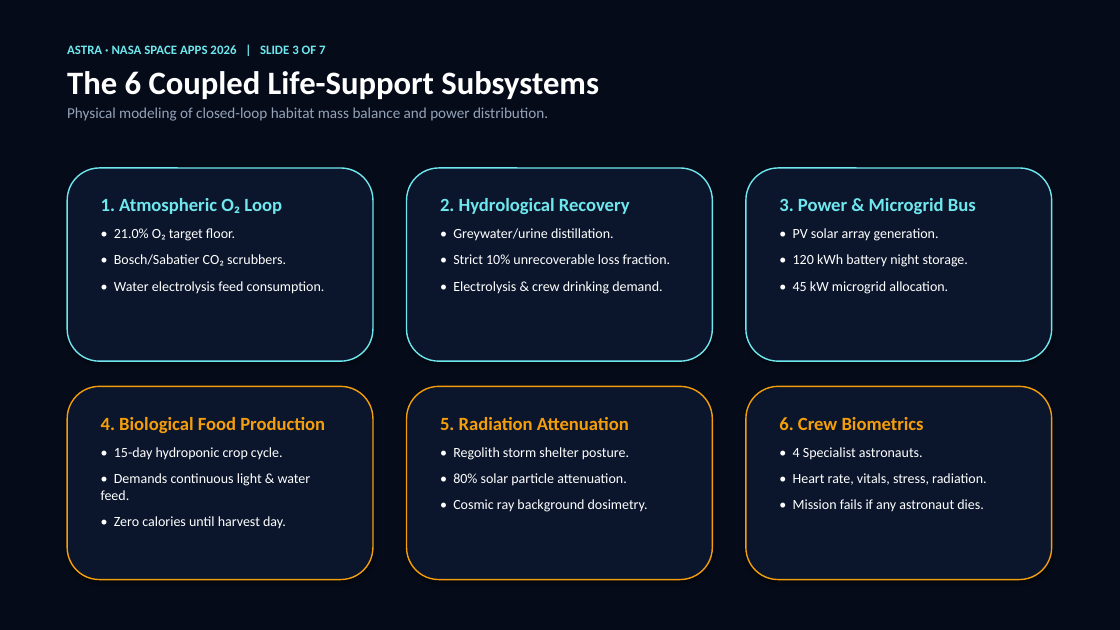
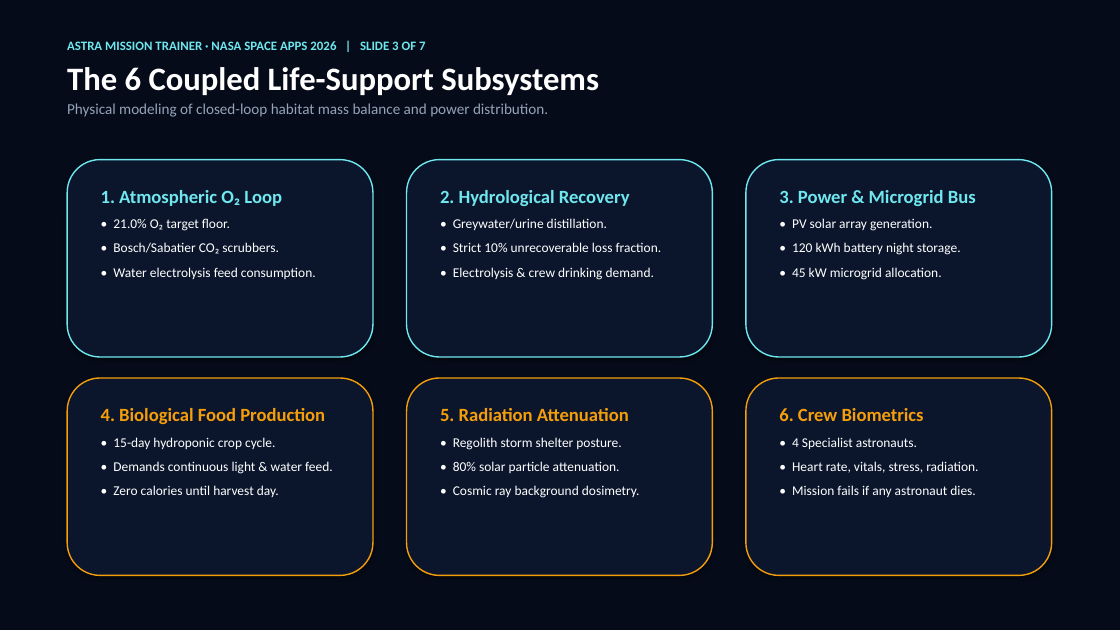
Before and after one commit to shivavaibhav200407/nasa, a slide deck: slide 3 of ASTRA_NASA_SpaceApps_Presentation.pptx. Drawn at 1120x630 pixels with LibreOffice and Linux fonts; fonts in the diff are those of the drawing. Boxes give left, top, right and bottom in pixels: in the first picture for what was removed or moved away, otherwise in the second. Text is boxed around its words. In the diff, an @@ line names an element or a change of style, - is before the commit and + after.

```diff
--- a/ASTRA_NASA_SpaceApps_Presentation.pptx
+++ b/ASTRA_NASA_SpaceApps_Presentation.pptx
@@ text at (x1=67, y1=41, x2=425, y2=50): text changed @@
-ASTRA · NASA SPACE APPS 2026 | SLIDE 3 OF 7
+ASTRA MISSION TRAINER · NASA SPACE APPS 2026 | SLIDE 3 OF 7
@@ rounded rectangle resized from (x1=67, y1=168, x2=373, y2=361) to (x1=67, y1=160, x2=373, y2=357) @@
@@ rounded rectangle resized from (x1=407, y1=168, x2=712, y2=361) to (x1=407, y1=160, x2=712, y2=357) @@
@@ rounded rectangle resized from (x1=746, y1=168, x2=1052, y2=361) to (x1=746, y1=160, x2=1052, y2=357) @@
@@ text "1. Atmospheric O₂ Loop" moved from (x1=101, y1=198, x2=325, y2=294) to (x1=101, y1=190, x2=316, y2=279) @@
@@ text "2. Hydrological Recovery" moved from (x1=440, y1=198, x2=670, y2=294) to (x1=440, y1=190, x2=662, y2=280) @@
@@ text "3. Power & Microgrid Bus" moved from (x1=779, y1=198, x2=976, y2=294) to (x1=779, y1=190, x2=976, y2=280) @@
@@ text at (x1=113, y1=218, x2=316, y2=279): size 12 to 11.5 pt in "• 21.0% O₂ target floor.", "• Bosch/Sabatier CO₂ scrubbers.", "• Water electrolysis feed consumption."; less space between paragraphs @@
@@ text at (x1=453, y1=218, x2=662, y2=280): size 12 to 11.5 pt in "• Greywater/urine distillation.", "• Strict 10% unrecoverable loss fraction.", "• Electrolysis & crew drinking demand."; less space between paragraphs @@
@@ text at (x1=792, y1=218, x2=961, y2=280): size 12 to 11.5 pt in "• PV solar array generation.", "• 120 kWh battery night storage.", "• 45 kW microgrid allocation."; less space between paragraphs @@
@@ rounded rectangle resized from (x1=67, y1=386, x2=373, y2=580) to (x1=67, y1=378, x2=373, y2=576) @@
@@ rounded rectangle resized from (x1=407, y1=386, x2=712, y2=580) to (x1=407, y1=378, x2=712, y2=576) @@
@@ rounded rectangle resized from (x1=746, y1=386, x2=1052, y2=580) to (x1=746, y1=378, x2=1052, y2=576) @@
@@ text "4. Biological Food Production" moved from (x1=101, y1=417, x2=325, y2=529) to (x1=101, y1=408, x2=333, y2=497) @@
@@ text "5. Radiation Attenuation" moved from (x1=440, y1=417, x2=648, y2=512) to (x1=440, y1=408, x2=640, y2=498) @@
@@ text "6. Crew Biometrics" moved from (x1=779, y1=417, x2=986, y2=512) to (x1=779, y1=408, x2=978, y2=497) @@
@@ text at (x1=113, y1=437, x2=333, y2=497): size 12 to 11.5 pt in "• 15-day hydroponic crop cycle.", "• Demands continuous light & water feed.", "• Zero calories until harvest day."; less space between paragraphs @@
@@ text at (x1=453, y1=437, x2=640, y2=498): size 12 to 11.5 pt in "• Regolith storm shelter posture.", "• 80% solar particle attenuation.", "• Cosmic ray background dosimetry."; less space between paragraphs @@
@@ text at (x1=792, y1=437, x2=978, y2=497): size 12 to 11.5 pt in "• 4 Specialist astronauts.", "• Heart rate, vitals, stress, radiation.", "• Mission fails if any astronaut dies."; less space between paragraphs @@
```
Also in this commit, not shown: 6 other slides changed, 1 other file.
